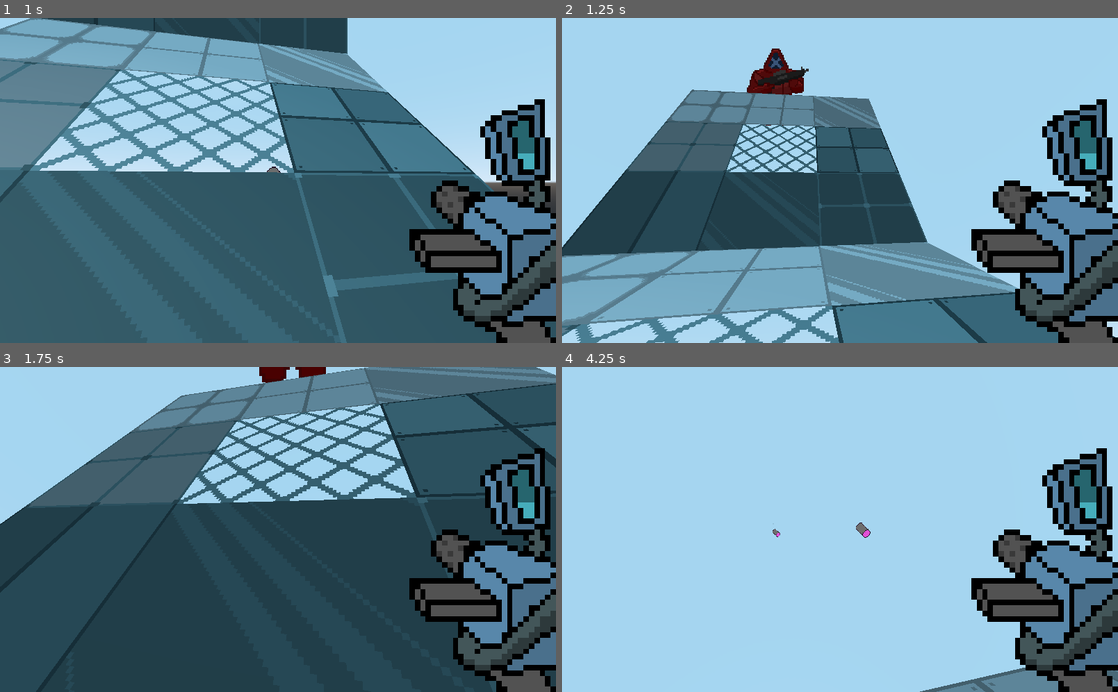
Above: before the commit, frames 1-4 (two rows, left to right).
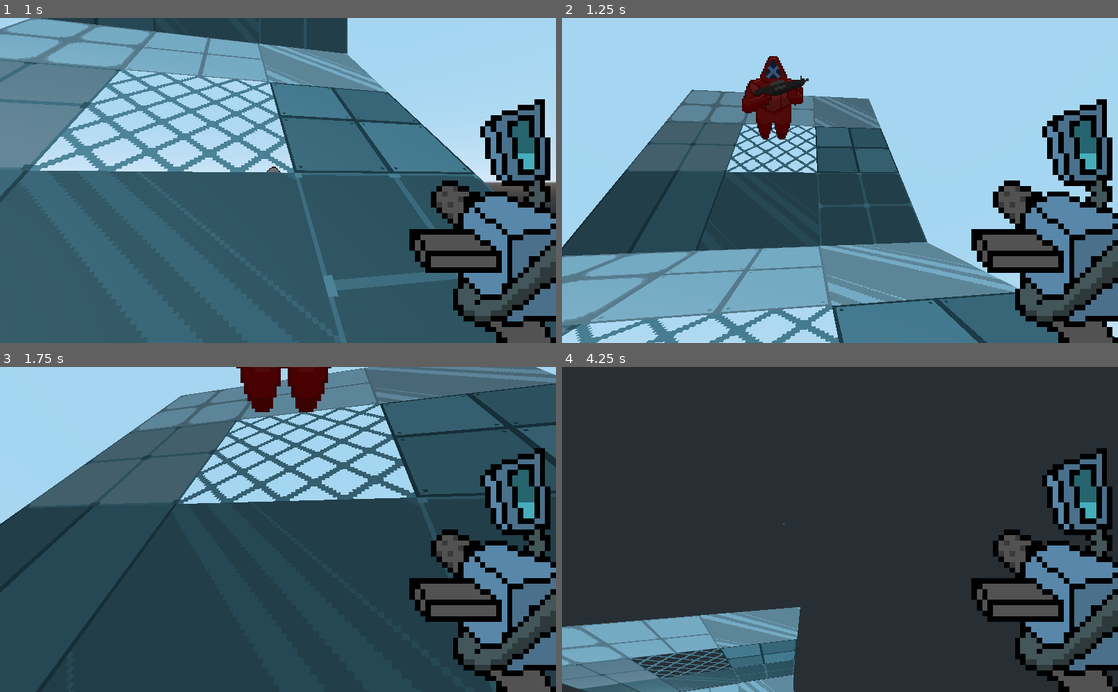
Above: after the commit, the same moments.

Repository: SomeSortOfSam/Exocutioner
Game: Godot game, scene res://World.tscn
Same seed, same stepped clock (60 frames per second), same inputs: the game is played once before the commit and once after it.
Inputs (mouse positions are in pixels of both pictures, inside the frame that each line leads up to):
- Up to frame 1 (1 s): tap Enter at 0.5 s; move the mouse to (305, 180) at 0.52 s; press the mouse at (305, 180) at 0.53 s; hold Up (ui_up) from 0.53 s (still down)
- Up to frame 2 (1.25 s): keep holding Up (ui_up)
- Up to frame 3 (1.75 s): keep holding Up (ui_up); move the mouse to (250, 529) at 1.27 s; release the mouse at (250, 529) at 1.28 s; tap Alt at 1.35 s
- Up to frame 4 (4.25 s): keep holding Up (ui_up); move the mouse to (851, 523) at 2.02 s; tap Ctrl at 2.1 s; move the mouse to (834, 536) at 2.77 s; tap Shift at 2.85 s; click (834, 536) at 2.92 s; move the mouse to (878, 532) at 3.52 s; press the mouse at (878, 532) at 3.53 s

Frame 1 is identical in both runs. In frame 2, 1.7% of the frame differs, in the area x 32-45%, y 9-38%; in frame 3, 1.3%; in frame 4, 88%, in the area x 0-100%, y 0-100%.

Commit message:
Fixed Enemy clipping

Diff:
--- a/Character/Enemy.tscn
+++ b/Character/Enemy.tscn
@@ -16,6 +16,7 @@
 [node name="Sprite3D" type="AnimatedSprite3D" parent="." index="1"]
 pixel_size = 0.0415
 billboard = 1
+alpha_cut = 1
 frames = SubResource( 1 )
 
 [node name="Area" type="Area" parent="." index="2"]
--- a/World.tscn
+++ b/World.tscn
@@ -73,4 +73,4 @@
 }
 
 [node name="Enemy" parent="." instance=ExtResource( 3 )]
-transform = Transform( 1, 0, 0, 0, -4.37114e-08, -1, 0, 1, -4.37114e-08, 0, 10.7875, -7.914 )
+transform = Transform( 1, 0, 0, 0, -4.37114e-08, -1, 0, 1, -4.37114e-08, 0, 10, -8.5 )
--- a/project.godot
+++ b/project.godot
@@ -13,9 +13,15 @@
 "class": "CharacterController",
 "language": "GDScript",
 "path": "res://Scripts/CharacterController.gd"
+}, {
+"base": "Resource",
+"class": "Gun",
+"language": "GDScript",
+"path": "res://Guns/Gun.gd"
 } ]
 _global_script_class_icons={
-"CharacterController": ""
+"CharacterController": "",
+"Gun": ""
 }
 
 [application]
